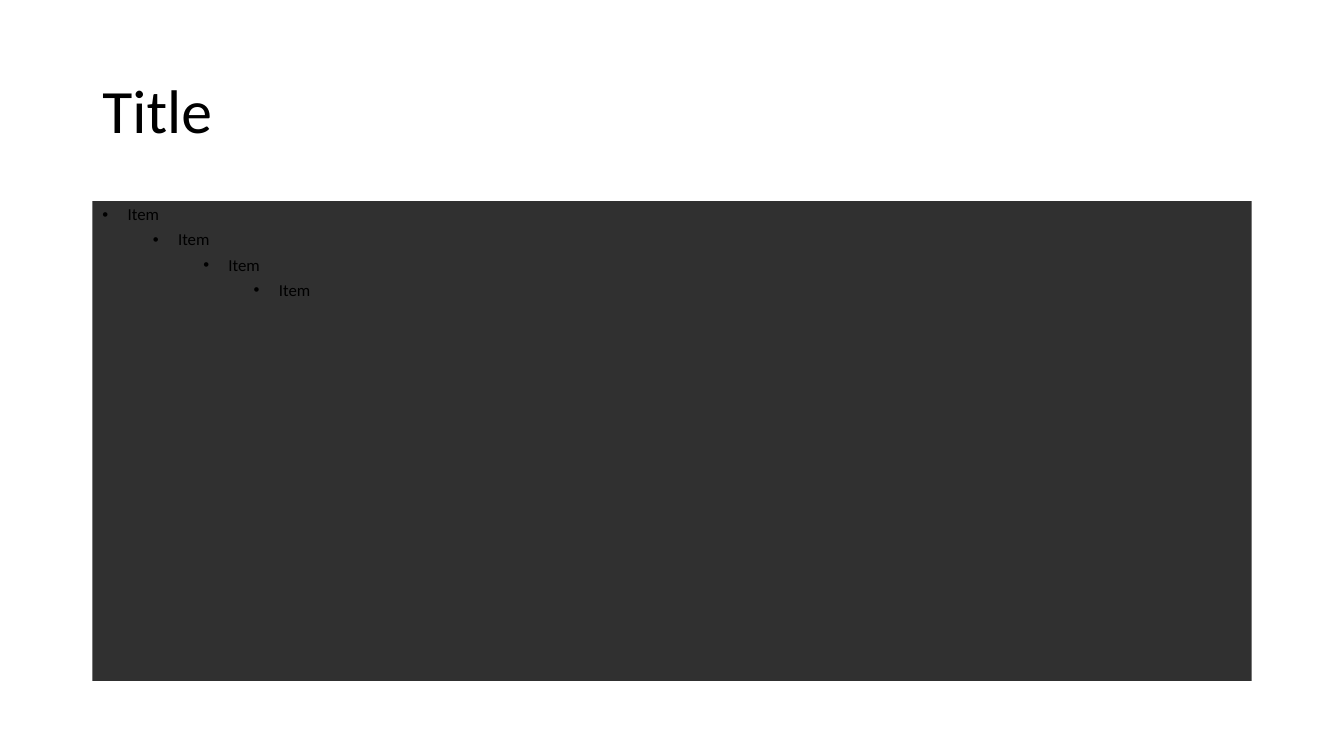
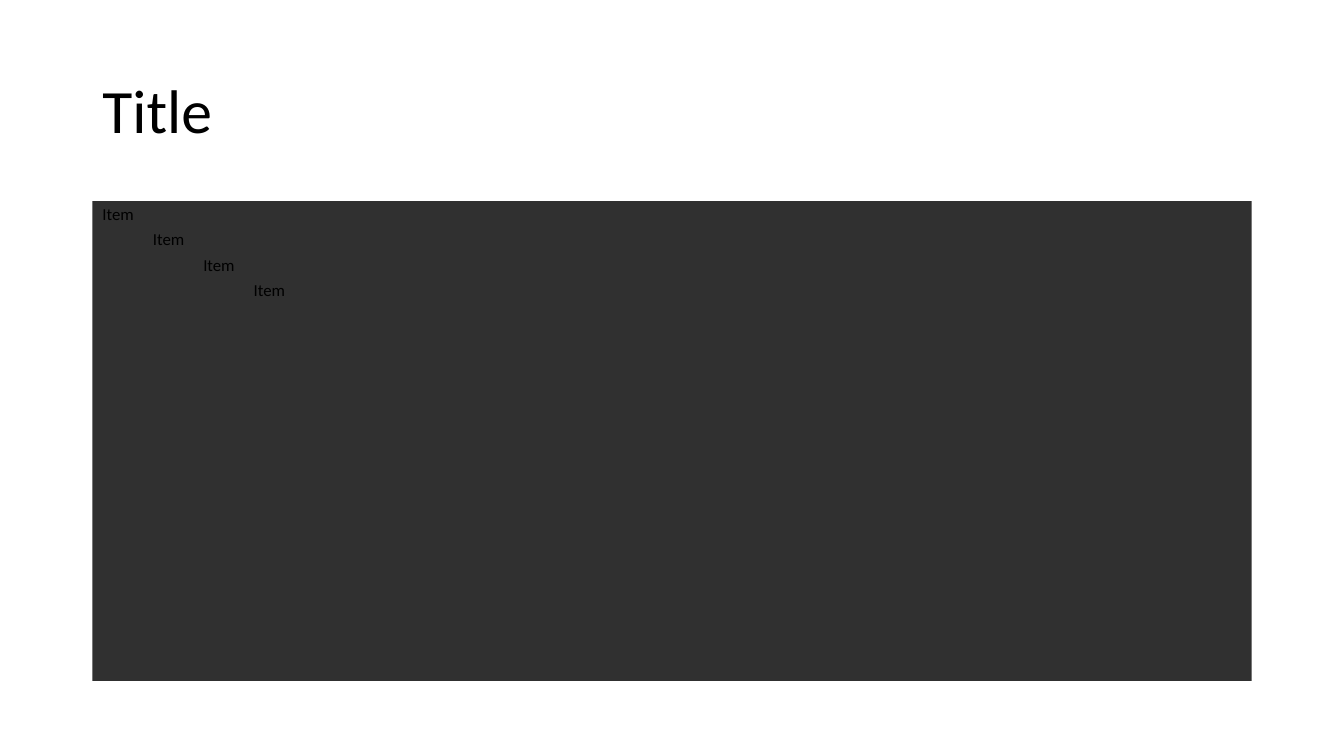
Before and after one commit to paulstothard/fast-pptx, a slide deck: slide 2 of scripts/includes/theme_code_blocks.pptx. Drawn at 1344x756 pixels with LibreOffice and Linux fonts; fonts in the diff are those of the drawing. Boxes give left, top, right and bottom in pixels: in the first picture for what was removed or moved away, otherwise in the second. Text is boxed around its words. In the diff, an @@ line names an element or a change of style, - is before the commit and + after.

```diff
--- a/scripts/includes/theme_code_blocks.pptx
+++ b/scripts/includes/theme_code_blocks.pptx
@@ text "Item" at <box>93,202,1252,682</box>: bullet • to none @@
```
Also in this commit, not shown: 3 other files.
